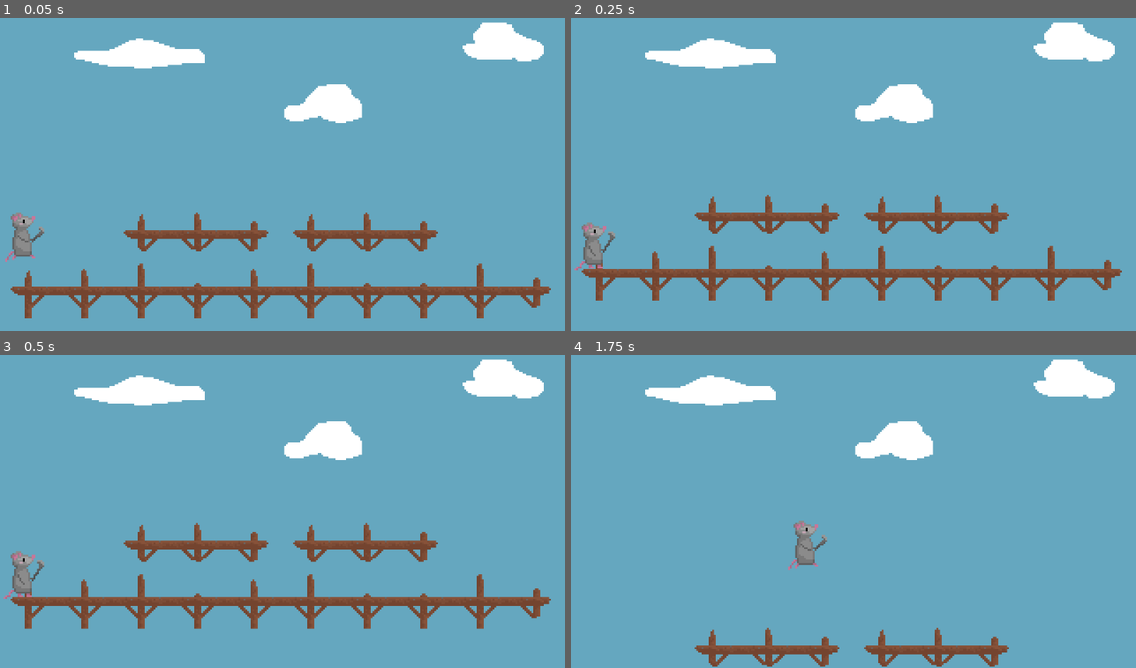
Above: before the commit, frames 1-4 (two rows, left to right).
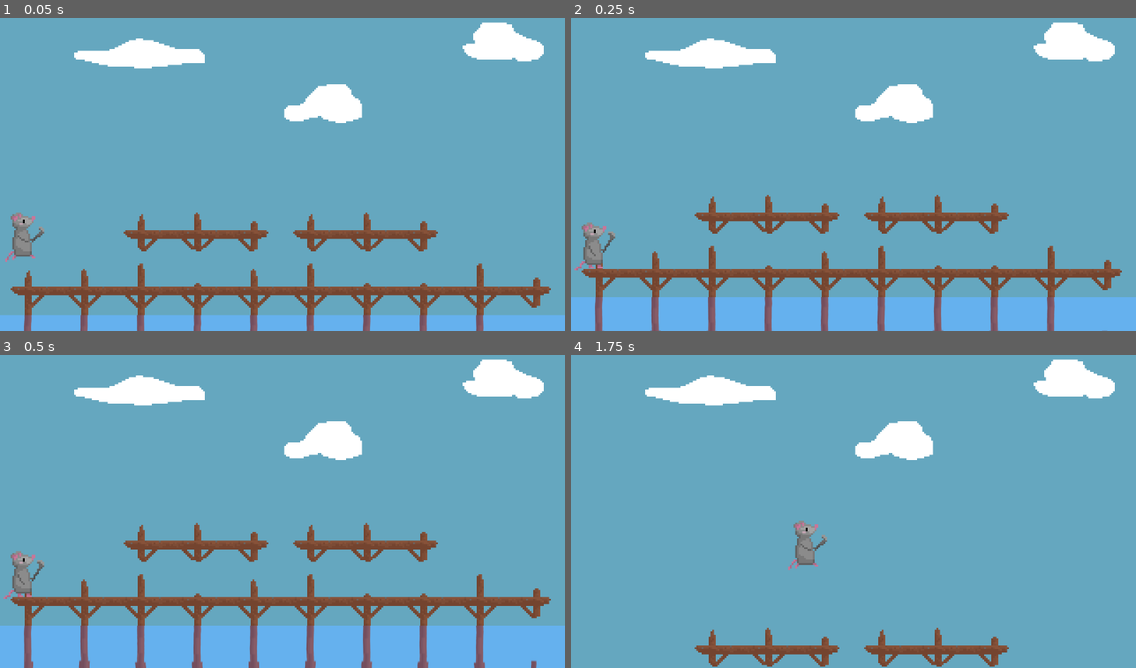
Above: after the commit, the same moments.

Repository: BDSimeonov19/Mouse-Soup
Game: Godot game, scene res://Scenes/docks.tscn
The game is run twice, just before and just after one commit, with the same random seed, the same clock (stepped at 60 frames per second) and the same inputs. This scene is started directly instead of the project's main scene.
Inputs:
- Up to frame 1 (0.05 s): no input
- Up to frame 2 (0.25 s): no input
- Up to frame 3 (0.5 s): no input
- Up to frame 4 (1.75 s): hold D (right) from 0.53 s (still down); tap K (attack) at 0.6, 1.35 s; tap Space (jump) at 0.77, 1.52 s

The runs differ from the first frame. In frame 1, 4.9% of the frame differs, in the area x 0-100%, y 94-100%; in frame 2, 11%; in frame 3, 13%, in the area x 0-100%, y 86-100%; in frame 4, nothing differs.

Commit message:
Add magical water reflection shader

Diff:
--- a/Scenes/docks.tscn
+++ b/Scenes/docks.tscn
@@ -4,6 +4,8 @@
 [ext_resource type="Texture2D" uid="uid://djl2hv5ljy08x" path="res://Assets/Graphics/Clouds.png" id="2_ogy8s"]
 [ext_resource type="Texture2D" uid="uid://cqe3l7ae1fhed" path="res://Assets/Graphics/DocksGround.png" id="2_tacti"]
 [ext_resource type="PackedScene" uid="uid://bcuxx67ofl6a0" path="res://Scenes/mouse.tscn" id="3_ogy8s"]
+[ext_resource type="Shader" uid="uid://dbwyw6mhspqs4" path="res://Scripts/reflections.gdshader" id="5_ic4fl"]
+[ext_resource type="Script" uid="uid://e4uxajw4x50o" path="res://Scripts/water.gd" id="6_6tqij"]
 
 [sub_resource type="TileSetAtlasSource" id="TileSetAtlasSource_ic4fl"]
 texture = ExtResource("2_tacti")
@@ -33,6 +35,23 @@
 physics_layer_0/collision_layer = 1
 sources/0 = SubResource("TileSetAtlasSource_ic4fl")
 
+[sub_resource type="FastNoiseLite" id="FastNoiseLite_ic4fl"]
+
+[sub_resource type="NoiseTexture2D" id="NoiseTexture2D_6tqij"]
+noise = SubResource("FastNoiseLite_ic4fl")
+seamless = true
+
+[sub_resource type="ShaderMaterial" id="ShaderMaterial_aj7fa"]
+shader = ExtResource("5_ic4fl")
+shader_parameter/CAST_COLOUR = Color(9.746477e-07, 0.03889991, 0.18197408, 1)
+shader_parameter/fast_noise = SubResource("NoiseTexture2D_6tqij")
+shader_parameter/speed = Vector2(0.05, 0.07)
+shader_parameter/wave_strength = 0.1
+shader_parameter/scale_y = 200.0
+shader_parameter/y_zoom = 2.357948
+
+[sub_resource type="CanvasTexture" id="CanvasTexture_lqw2r"]
+
 [node name="Docks" type="Node" unique_id=952326508]
 
 [node name="Background" type="Node2D" parent="." unique_id=440231823]
@@ -60,3 +79,10 @@
 
 [node name="Mouse" parent="." unique_id=1392289620 instance=ExtResource("3_ogy8s")]
 position = Vector2(15, 114)
+
+[node name="Water" type="Sprite2D" parent="." unique_id=713173947]
+material = SubResource("ShaderMaterial_aj7fa")
+position = Vector2(203.00002, 199.00002)
+scale = Vector2(406.00003, 82.000015)
+texture = SubResource("CanvasTexture_lqw2r")
+script = ExtResource("6_6tqij")
--- /dev/null
+++ b/Scripts/reflections.gdshader
@@ -0,0 +1,34 @@
+shader_type canvas_item;
+
+uniform vec4 CAST_COLOUR : source_color;
+
+uniform sampler2D SCREEN_TEXTURE : hint_screen_texture;
+
+uniform sampler2D fast_noise : repeat_enable;
+
+uniform vec2 speed = vec2(0.03, 0.07);
+
+uniform float wave_strength = 2;
+
+uniform float scale_y;
+uniform float y_zoom;
+
+void vertex() {
+	VERTEX.y += sin(TIME) * 0.01;
+}
+
+void fragment() {
+	vec2 uv = UV + speed * TIME;
+
+	vec2 noise = texture(fast_noise, uv).rg;
+
+	float uv_height = (SCREEN_PIXEL_SIZE.y / TEXTURE_PIXEL_SIZE.y);
+
+	vec2 reflected_uv = vec2(SCREEN_UV.x, SCREEN_UV.y - (uv_height * UV.y * scale_y * y_zoom));
+
+	vec4 reflection = texture(SCREEN_TEXTURE, reflected_uv);
+
+	vec4 waves = texture(SCREEN_TEXTURE, reflected_uv + noise * y_zoom * (wave_strength/ 100.0));
+
+	COLOR = waves + CAST_COLOUR;
+}
--- /dev/null
+++ b/Scripts/water.gd
@@ -0,0 +1,15 @@
+@tool
+extends Sprite2D
+
+
+# Called when the node enters the scene tree for the first time.
+func _ready() -> void:
+	_zoom_changed()
+
+
+# Called every frame. 'delta' is the elapsed time since the previous frame.
+func _process(delta: float) -> void:
+	_zoom_changed()
+
+func _zoom_changed():
+	material.set_shader_parameter("y_zoom", get_viewport_transform().get_scale().y)
Not shown, added: Scripts/reflections.gdshader.uid
Not shown, added: Scripts/water.gd.uid
